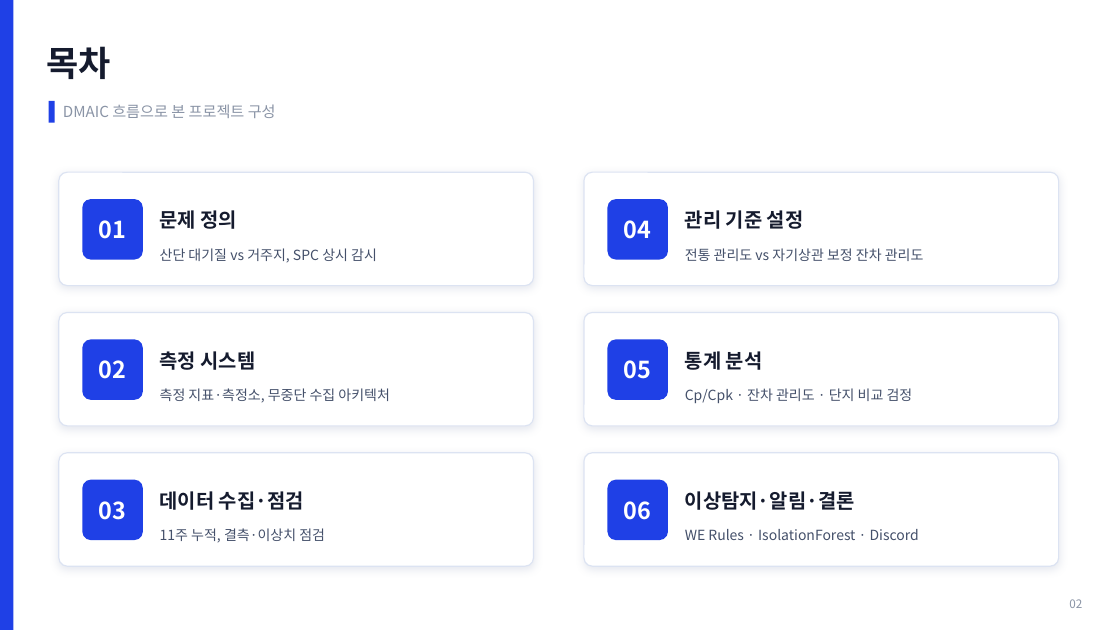
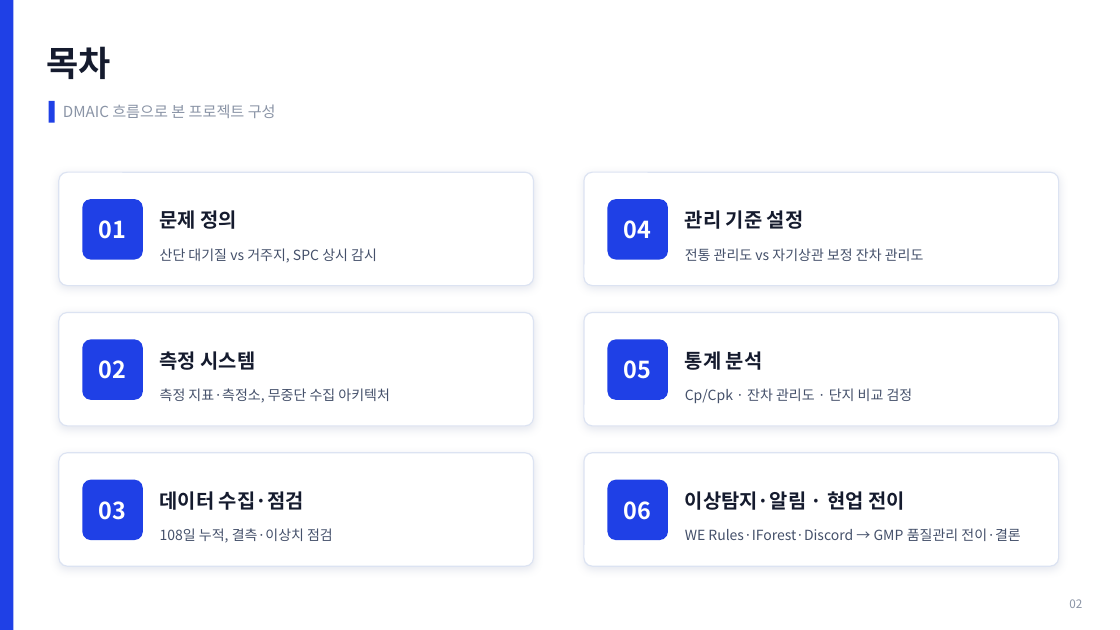
Before and after one commit to robinho0329/chungbuk-air-quality-monitor, a slide deck: slide 2 of reports/portfolio/포트폴리오_충북대기질_SPC.pptx. Drawn at 1120x630 pixels with LibreOffice and Linux fonts; fonts in the diff are those of the drawing. Boxes give left, top, right and bottom in pixels: in the first picture for what was removed or moved away, otherwise in the second. Text is boxed around its words. In the diff, an @@ line names an element or a change of style, - is before the commit and + after.

```diff
--- a/reports/portfolio/포트폴리오_충북대기질_SPC.pptx
+++ b/reports/portfolio/포트폴리오_충북대기질_SPC.pptx
@@ text at [685,491,905,510]: text changed @@
-이상탐지·알림·결론
+이상탐지·알림 · 현업 전이
@@ text at [160,528,333,543]: text changed @@
-11주 누적, 결측·이상치 점검
+108일 누적, 결측·이상치 점검
@@ text at [685,528,1020,541]: text changed @@
-WE Rules · IsolationForest · Discord
+WE Rules·IForest·Discord → GMP 품질관리 전이·결론
```
Also in this commit, not shown: 10 other slides changed, 1 slide added, 2 other files.
